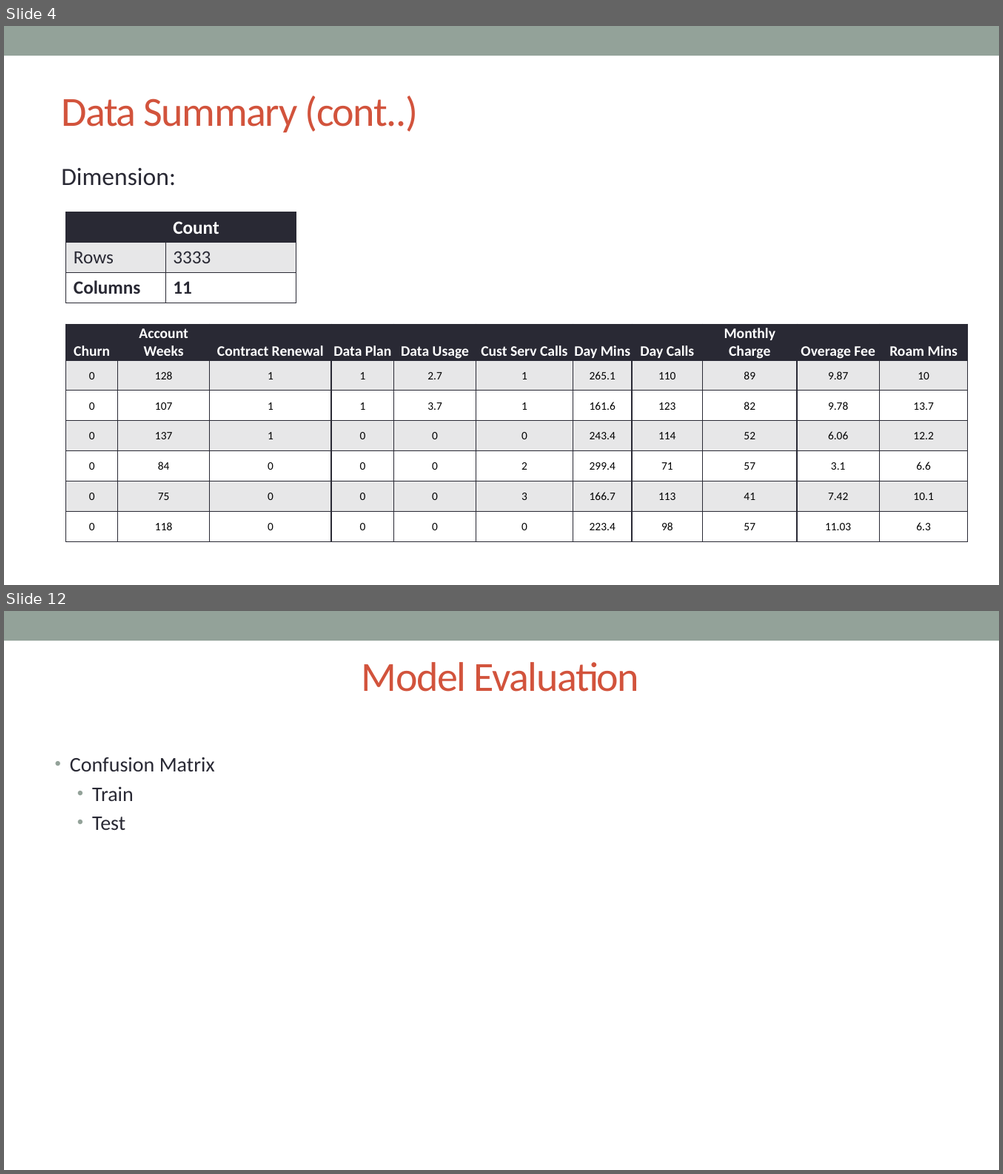
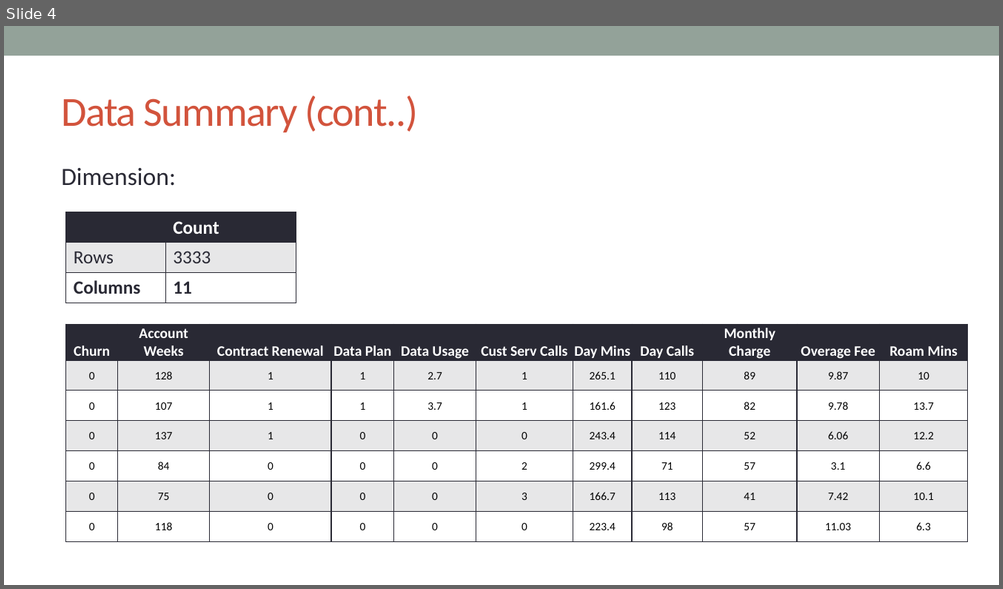
Before and after one commit to VickyVykciV/rProgramming, a slide deck: presentations/Churn_Analysis.pptx. Shown one above the other, each under a label of ours: slides 4 and 12 before the commit, slide 4 after it; the slides between them are not shown. The pictures are 1003x1174 and 1003x589 pixels, drawn with LibreOffice and Linux fonts; fonts in the diff are those of the drawing. Boxes give left, top, right and bottom in pixels: in the first picture for what was removed or moved away, otherwise in the second. Text is boxed around its words. In the diff, an @@ line names an element or a change of style, - is before the commit and + after.

```diff
--- a/presentations/Churn_Analysis.pptx
+++ b/presentations/Churn_Analysis.pptx
@@ slide 12 removed at (4, 611, 999, 1170), background #FFFFFF; not listed: 1 template element that a slide beside it also shows @@
@@ title removed at (361, 662, 640, 692) @@
-Model Evaluation
@@ text removed at (70, 757, 215, 830) @@
-• Confusion Matrix
-  • Train
-  • Test
```
Also in this commit, not shown: 5 slides changed, 8 slides added, 5 other slides removed, 2 other files.
